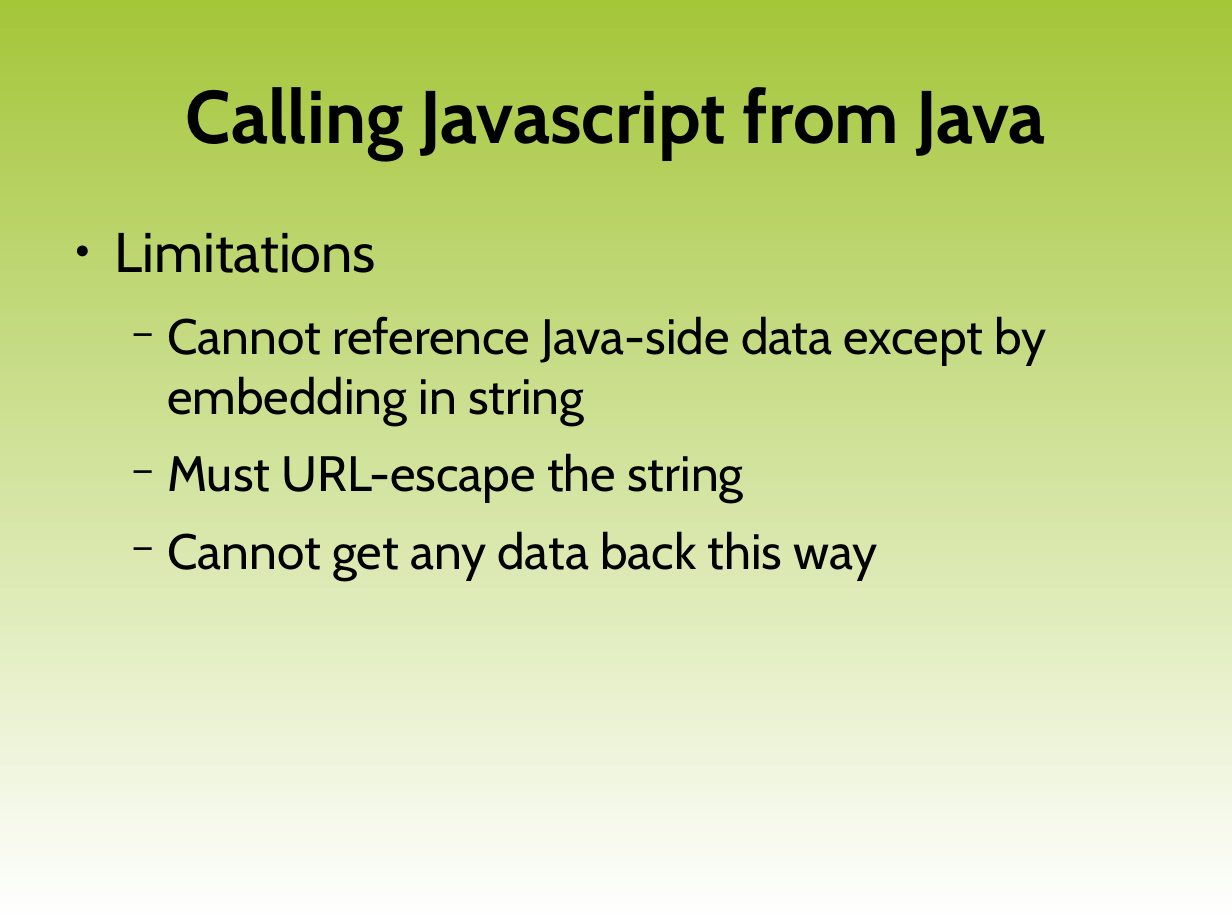
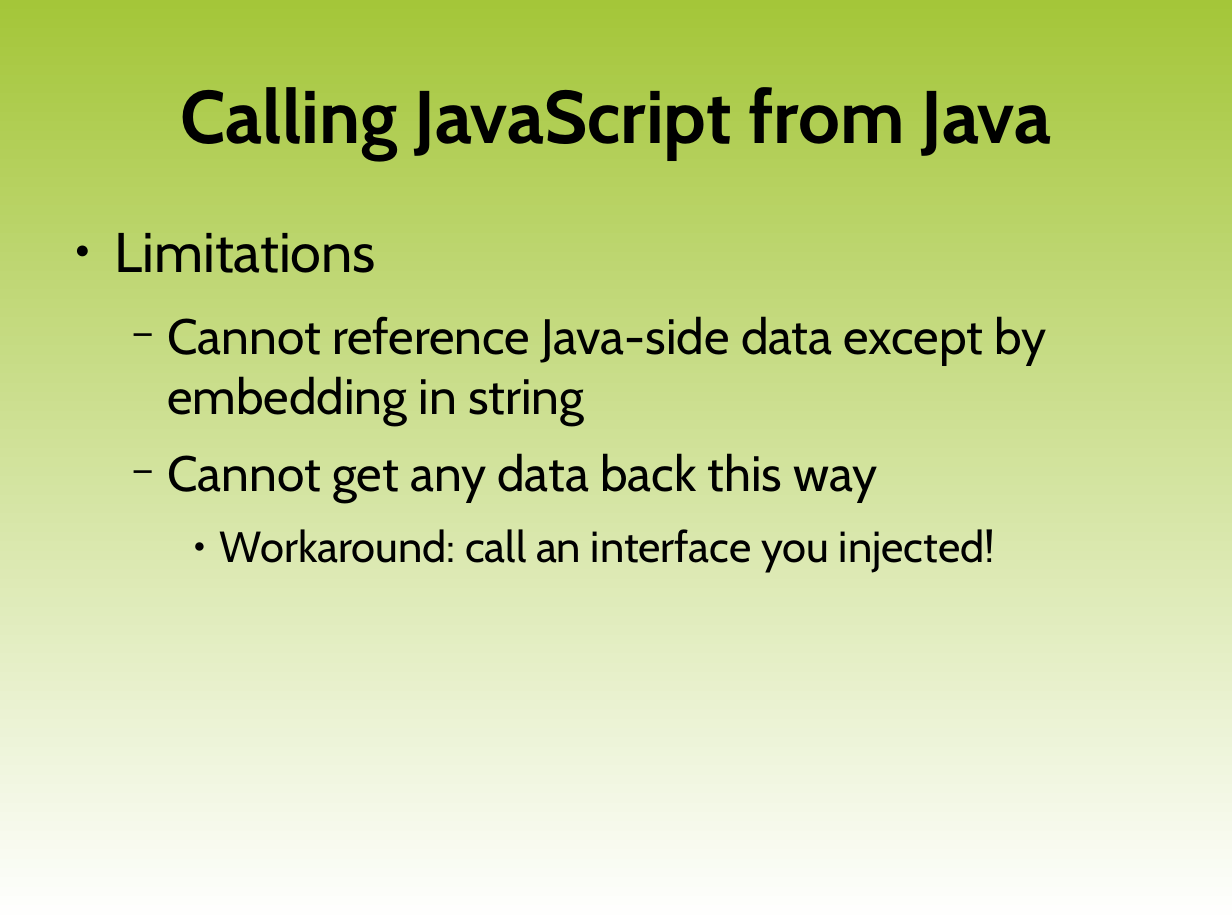
Before and after one commit to luigi-agosti/cw-courseware, a slide deck: slide 14 of XX-WebKit.odp (slide 9 before the commit). Drawn at 1232x924 pixels with LibreOffice and Linux fonts; fonts in the diff are those of the drawing; background and template pictures are left out. Boxes give left, top, right and bottom in pixels: in the first picture for what was removed or moved away, otherwise in the second. Text is boxed around its words. In the diff, an @@ line names an element or a change of style, - is before the commit and + after.

```diff
--- a/XX-WebKit.odp
+++ b/XX-WebKit.odp
@@ title at box(180, 87, 1052, 160): text changed @@
-Calling Javascript from Java
+Calling JavaScript from Java
@@ text at box(167, 453, 743, 502): paragraph removed @@
-  − Must URL-escape the string
@@ text at box(220, 529, 995, 573): paragraph added @@
+    ● Workaround: call an interface you injected!
```
Also in this commit, not shown: 4 other slides changed, 5 slides added.
